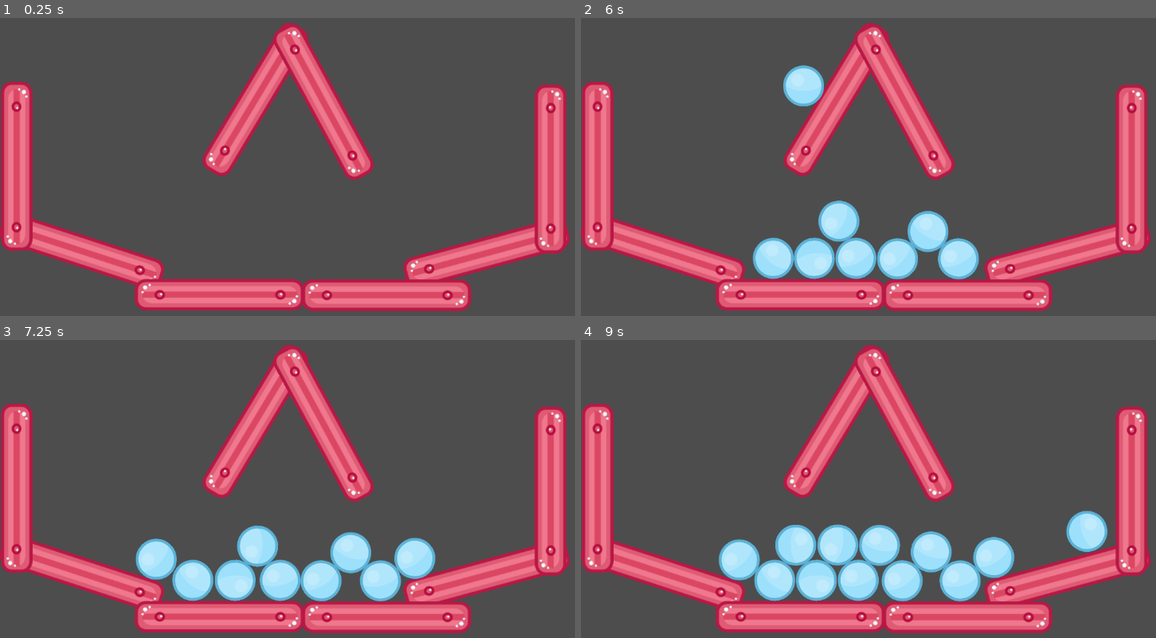
Above: before the commit, frames 1-4 (two rows, left to right).
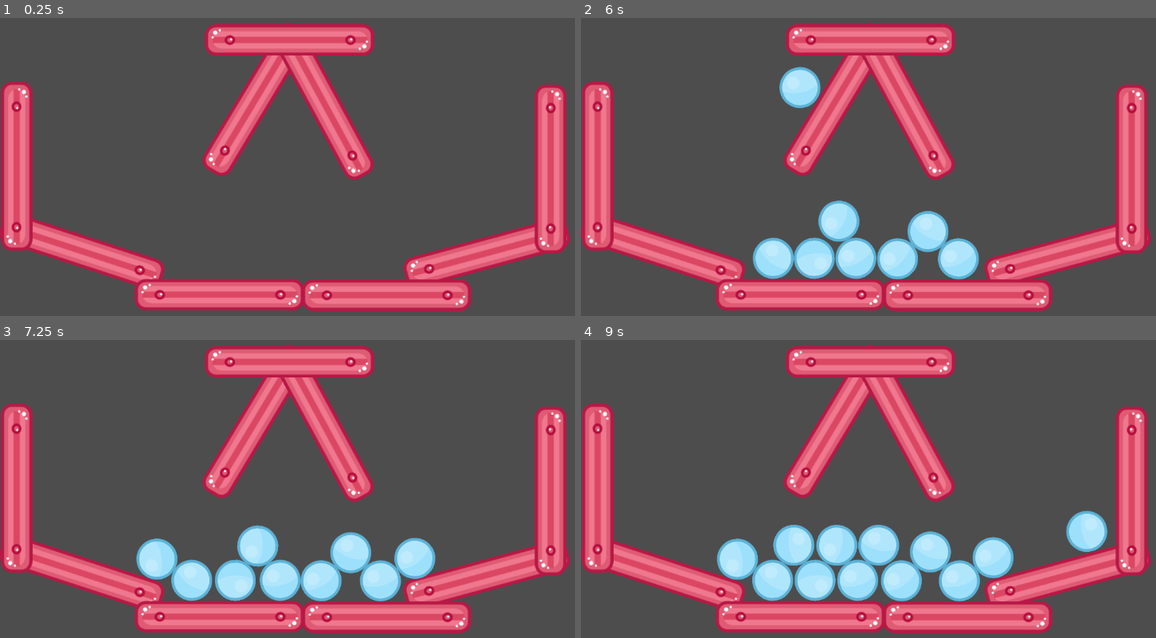
Above: after the commit, the same moments.

Repository: ValentinSTJN/InstancingStarter
Game: Godot game, scene res://Main.tscn
Two runs of this game, one before a commit and one after it. Both use one fixed random seed, a clock stepped at 60 frames per second and the inputs below.
Inputs (mouse positions are in pixels of both pictures, inside the frame that each line leads up to):
- Up to frame 1 (0.25 s): no input
- Up to frame 2 (6 s): tap Enter at 0.5 s; move the mouse to (1041, 140) at 0.52 s; press the mouse at (1041, 140) at 0.53 s; move the mouse to (770, 175) at 1.27 s; release the mouse at (770, 175) at 1.28 s; click (770, 175) at 1.35 s; move the mouse to (960, 80) at 2.02 s; press the mouse at (960, 80) at 2.03 s; move the mouse to (868, 229) at 2.77 s; release the mouse at (868, 229) at 2.78 s; click (868, 229) at 2.85 s; move the mouse to (1092, 211) at 3.52 s; press the mouse at (1092, 211) at 3.53 s; move the mouse to (707, 104) at 4.27 s; release the mouse at (707, 104) at 4.28 s; click (707, 104) at 4.35 s; move the mouse to (931, 158) at 5.02 s; press the mouse at (931, 158) at 5.03 s; move the mouse to (805, 68) at 5.77 s; release the mouse at (805, 68) at 5.78 s; click (805, 68) at 5.85 s
- Up to frame 3 (7.25 s): move the mouse to (460, 462) at 6.52 s; press the mouse at (460, 462) at 6.53 s
- Up to frame 4 (9 s): move the mouse to (770, 497) at 7.27 s; release the mouse at (770, 497) at 7.28 s; click (770, 497) at 7.35 s; move the mouse to (960, 402) at 8.02 s; press the mouse at (960, 402) at 8.03 s; move the mouse to (868, 551) at 8.77 s; release the mouse at (868, 551) at 8.78 s; click (868, 551) at 8.85 s

The runs differ from the first frame. In frame 1, 2.8% of the frame differs, in the area x 35-66%, y 1-13%; in frame 2, 3.2%; in frame 3, 3.1%; in frame 4, 4.4%, in the area x 23-92%, y 1-88%.

Commit message:
add wall 9

Diff:
--- a/Main.tscn
+++ b/Main.tscn
@@ -32,102 +32,113 @@
 [sub_resource type="PhysicsMaterial" id="9"]
 bounce = 0.5
 
-[node name="Main" type="Node"]
+[node name="Main" type="Node" unique_id=54580883]
 script = ExtResource("1")
 Ball = ExtResource("2")
 
-[node name="WallContainer" type="Node" parent="."]
+[node name="WallContainer" type="Node" parent="." unique_id=2056109055]
 
-[node name="Wall2" type="StaticBody2D" parent="WallContainer"]
+[node name="Wall2" type="StaticBody2D" parent="WallContainer" unique_id=1181076171]
 position = Vector2(880.952, 495.157)
 rotation = -0.264907
 physics_material_override = SubResource("1")
 
-[node name="Sprite2D" type="Sprite2D" parent="WallContainer/Wall2"]
+[node name="Sprite2D" type="Sprite2D" parent="WallContainer/Wall2" unique_id=296563404]
 texture = ExtResource("3")
 
-[node name="CollisionShape2D" type="CollisionShape2D" parent="WallContainer/Wall2"]
+[node name="CollisionShape2D" type="CollisionShape2D" parent="WallContainer/Wall2" unique_id=1743653306]
 rotation = 1.5708
 shape = SubResource("2")
 
-[node name="Wall7" type="StaticBody2D" parent="WallContainer"]
+[node name="Wall7" type="StaticBody2D" parent="WallContainer" unique_id=1845540607]
 position = Vector2(462.444, 216.865)
 rotation = -1.02983
 physics_material_override = SubResource("3")
 
-[node name="Sprite2D" type="Sprite2D" parent="WallContainer/Wall7"]
+[node name="Sprite2D" type="Sprite2D" parent="WallContainer/Wall7" unique_id=528603293]
 texture = ExtResource("3")
 
-[node name="CollisionShape2D" type="CollisionShape2D" parent="WallContainer/Wall7"]
+[node name="CollisionShape2D" type="CollisionShape2D" parent="WallContainer/Wall7" unique_id=1766913686]
 rotation = 1.5708
 shape = SubResource("2")
 
-[node name="Wall8" type="StaticBody2D" parent="WallContainer"]
+[node name="Wall8" type="StaticBody2D" parent="WallContainer" unique_id=1922979918]
 position = Vector2(585.534, 221.147)
 rotation = 1.07416
 physics_material_override = SubResource("4")
 
-[node name="Sprite2D" type="Sprite2D" parent="WallContainer/Wall8"]
+[node name="Sprite2D" type="Sprite2D" parent="WallContainer/Wall8" unique_id=1181401587]
 texture = ExtResource("3")
 
-[node name="CollisionShape2D" type="CollisionShape2D" parent="WallContainer/Wall8"]
+[node name="CollisionShape2D" type="CollisionShape2D" parent="WallContainer/Wall8" unique_id=1465376591]
 rotation = 1.5708
 shape = SubResource("2")
 
-[node name="Wall4" type="StaticBody2D" parent="WallContainer"]
+[node name="Wall9" type="StaticBody2D" parent="WallContainer" unique_id=1819763346]
+position = Vector2(524, 109)
+physics_material_override = SubResource("4")
+
+[node name="Sprite2D" type="Sprite2D" parent="WallContainer/Wall9" unique_id=2132365729]
+texture = ExtResource("3")
+
+[node name="CollisionShape2D" type="CollisionShape2D" parent="WallContainer/Wall9" unique_id=722384322]
+rotation = 1.5708
+shape = SubResource("2")
+
+[node name="Wall4" type="StaticBody2D" parent="WallContainer" unique_id=716443813]
 position = Vector2(996.874, 342.897)
 rotation = -1.5708
 physics_material_override = SubResource("5")
 
-[node name="Sprite2D" type="Sprite2D" parent="WallContainer/Wall4"]
+[node name="Sprite2D" type="Sprite2D" parent="WallContainer/Wall4" unique_id=2036930857]
 texture = ExtResource("3")
 
-[node name="CollisionShape2D" type="CollisionShape2D" parent="WallContainer/Wall4"]
+[node name="CollisionShape2D" type="CollisionShape2D" parent="WallContainer/Wall4" unique_id=685321576]
 rotation = 1.5708
 shape = SubResource("2")
 
-[node name="Wall1" type="StaticBody2D" parent="WallContainer"]
+[node name="Wall1" type="StaticBody2D" parent="WallContainer" unique_id=1718855055]
 position = Vector2(148.047, 491.522)
 rotation = 0.315662
 physics_material_override = SubResource("6")
 
-[node name="Sprite2D" type="Sprite2D" parent="WallContainer/Wall1"]
+[node name="Sprite2D" type="Sprite2D" parent="WallContainer/Wall1" unique_id=299021353]
 texture = ExtResource("3")
 
-[node name="CollisionShape2D" type="CollisionShape2D" parent="WallContainer/Wall1"]
+[node name="CollisionShape2D" type="CollisionShape2D" parent="WallContainer/Wall1" unique_id=1694933216]
 rotation = 1.5708
 shape = SubResource("2")
 
-[node name="Wall5" type="StaticBody2D" parent="WallContainer"]
+[node name="Wall5" type="StaticBody2D" parent="WallContainer" unique_id=141849110]
 position = Vector2(30.2087, 337.685)
 rotation = 1.5708
 physics_material_override = SubResource("7")
 
-[node name="Sprite2D" type="Sprite2D" parent="WallContainer/Wall5"]
+[node name="Sprite2D" type="Sprite2D" parent="WallContainer/Wall5" unique_id=1139244658]
 texture = ExtResource("3")
 
-[node name="CollisionShape2D" type="CollisionShape2D" parent="WallContainer/Wall5"]
+[node name="CollisionShape2D" type="CollisionShape2D" parent="WallContainer/Wall5" unique_id=177645033]
 rotation = 1.5708
 shape = SubResource("2")
 
-[node name="Wall3" type="StaticBody2D" parent="WallContainer"]
+[node name="Wall3" type="StaticBody2D" parent="WallContainer" unique_id=1882115622]
 position = Vector2(397.133, 570.384)
 physics_material_override = SubResource("8")
 
-[node name="Sprite2D" type="Sprite2D" parent="WallContainer/Wall3"]
+[node name="Sprite2D" type="Sprite2D" parent="WallContainer/Wall3" unique_id=1676318345]
 texture = ExtResource("3")
 
-[node name="CollisionShape2D" type="CollisionShape2D" parent="WallContainer/Wall3"]
+[node name="CollisionShape2D" type="CollisionShape2D" parent="WallContainer/Wall3" unique_id=494186615]
 rotation = 1.5708
 shape = SubResource("2")
 
-[node name="Wall6" type="StaticBody2D" parent="WallContainer"]
+[node name="Wall6" type="StaticBody2D" parent="WallContainer" unique_id=1338555455]
 position = Vector2(699.667, 571.226)
 physics_material_override = SubResource("9")
 
-[node name="Sprite2D" type="Sprite2D" parent="WallContainer/Wall6"]
+[node name="Sprite2D" type="Sprite2D" parent="WallContainer/Wall6" unique_id=1481644997]
 texture = ExtResource("3")
 
-[node name="CollisionShape2D" type="CollisionShape2D" parent="WallContainer/Wall6"]
+[node name="CollisionShape2D" type="CollisionShape2D" parent="WallContainer/Wall6" unique_id=751779629]
 rotation = 1.5708
 shape = SubResource("2")
Not shown: 1 places in Main.tscn that only renumber resources
